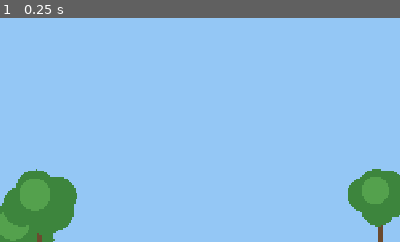
Above: before the commit, frame 1.
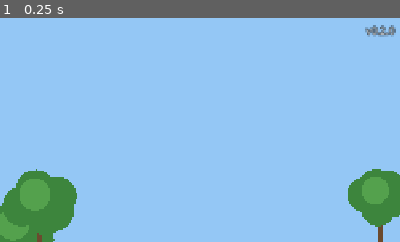
Above: after the commit, the same moment.

Repository: web-static-host/game1
Game: Godot game, scene res://scenes/main.tscn
Same seed, same stepped clock (60 frames per second), same inputs: the game is played once before the commit and once after it.
Inputs:
- Up to frame 1 (0.25 s): no input
The pictures show only the part of the screen within x 50-100%, y 0-50%; the shares and areas given below are measured in that part.

The runs differ from the first frame. In frame 1, 0.3% of the frame differs, in the area x 91-99%, y 3-9%.

Commit message:
Автоматический номер версии в каждой сборке
Версия = основная из project.godot + номер сборки (0.2.N), versionCode = N.
Версия видна в игре в правом верхнем углу, релизы называются по версии.

Co-Authored-By: Claude Opus 5.5 <noreply@anthropic.com>
Claude-Session: https://claude.ai/code/session_016LhimkttaYpRVNZ3oj9mAA

Diff:
--- a/project.godot
+++ b/project.godot
@@ -11,6 +11,7 @@
 [application]
 
 config/name="Вертикаль"
+config/version="0.2.0"
 config/description="Стройте вверх до космоса и копайте вниз до магмы."
 run/main_scene="res://scenes/main.tscn"
 config/features=PackedStringArray("4.4", "GL Compatibility")
--- a/scripts/ui/hud.gd
+++ b/scripts/ui/hud.gd
@@ -57,6 +57,15 @@
 	column.add_child(spacer)
 	_build_bottom(column)
 	_build_dialog()
+	var version := Label.new()
+	version.text = "v" + str(ProjectSettings.get_setting("application/config/version", "dev"))
+	version.add_theme_font_size_override("font_size", 16)
+	version.add_theme_color_override("font_color", Color(1, 1, 1, 0.6))
+	version.add_theme_color_override("font_outline_color", Color(0, 0, 0, 0.7))
+	version.add_theme_constant_override("outline_size", 4)
+	version.mouse_filter = Control.MOUSE_FILTER_IGNORE
+	add_child(version)
+	version.set_anchors_and_offsets_preset(Control.PRESET_TOP_RIGHT, Control.PRESET_MODE_MINSIZE, 10)
 
 
 func _make_theme() -> Theme:
Not shown, changed: .github/workflows/build.yml
